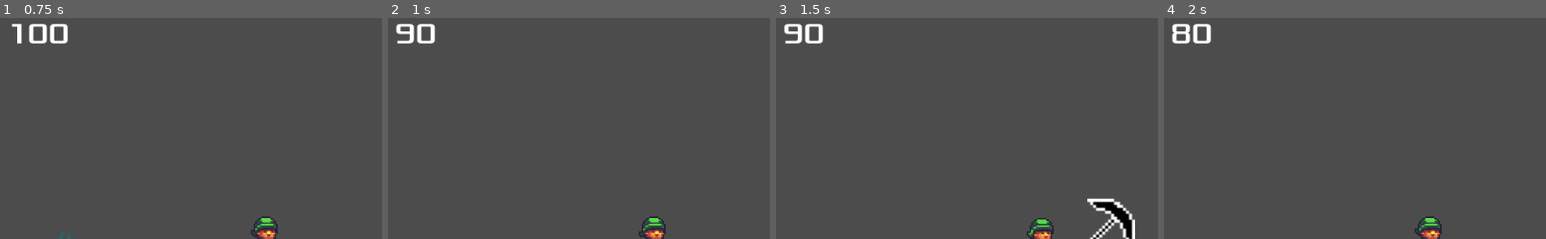
Above: before the commit, frames 1-4 (left to right).
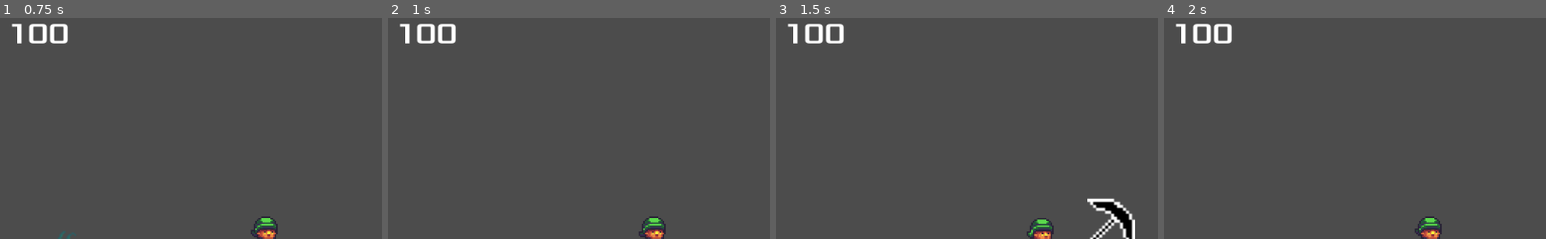
Above: after the commit, the same moments.

Repository: glass-brick/kerene
Game: Godot game, scene res://Scenes/Level/Level.tscn
Two runs of this game, one before a commit and one after it. Both use one fixed random seed, a clock stepped at 60 frames per second and the inputs below.
Inputs (mouse positions are % of the whole screen's width and height, from its top left):
- Up to frame 1 (0.75 s): move the mouse to (72, 45) at 0.52 s; hold D (ui_right) from 0.53 s (still down); tap Q (Change_item) at 0.6 s
- Up to frame 2 (1 s): keep holding D (ui_right); tap Space (ui_select) at 0.77 s
- Up to frame 3 (1.5 s): keep holding D (ui_right); move the mouse to (30, 55) at 1.27 s; tap E (Use_item) at 1.35 s
- Up to frame 4 (2 s): keep holding D (ui_right); tap Space (ui_select) at 1.52 s
The pictures show only the part of the screen within x 15-65%, y 0-50%; the shares and areas given below are measured in that part.

Frame 1 is identical in both runs. In frame 2, 0.6% of the frame differs, in the area x 2-18%, y 2-12%; in frame 3, 0.6%; in frame 4, 0.6%.

Commit message:
Sacado el dano por salto

Diff:
--- a/Scenes/Player/Player.gd
+++ b/Scenes/Player/Player.gd
@@ -9,6 +9,7 @@
 export (int) var gravity = 1200
 export (int) var health = 100
 export (int) var damage = 10
+export (bool) var jump_damage_activated = false
 
 export (Script) var basic_item
 
@@ -57,7 +58,8 @@
 	if jump and is_on_floor():
 		jumping = true
 		velocity.y = jump_speed
-		_on_hit(self.jump_damage)
+		if jump_damage_activated:
+			_on_hit(self.jump_damage)
 
 	if change_item:
 		self.active_item = self.items[self.items.keys()[-1]]["object"]
